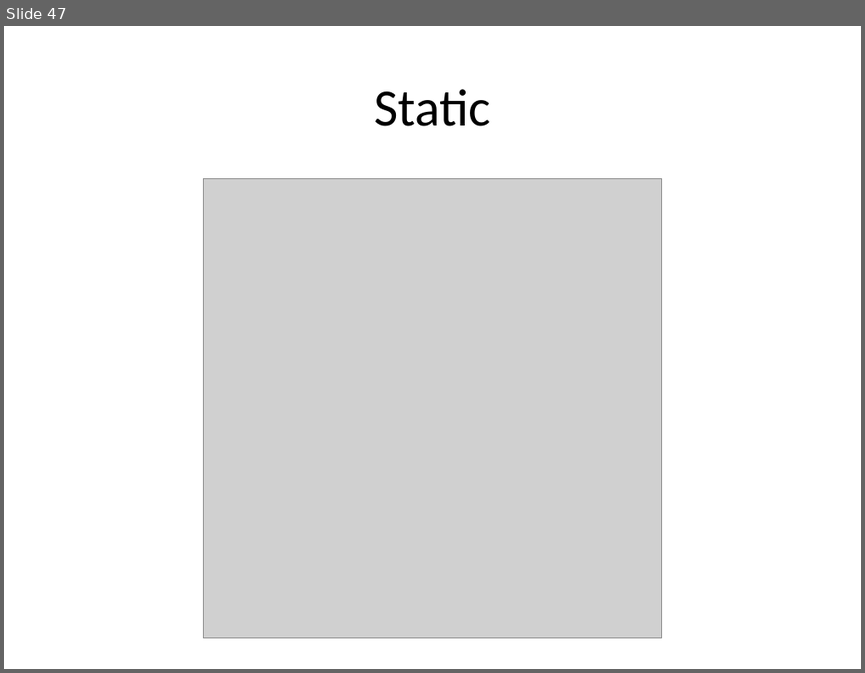
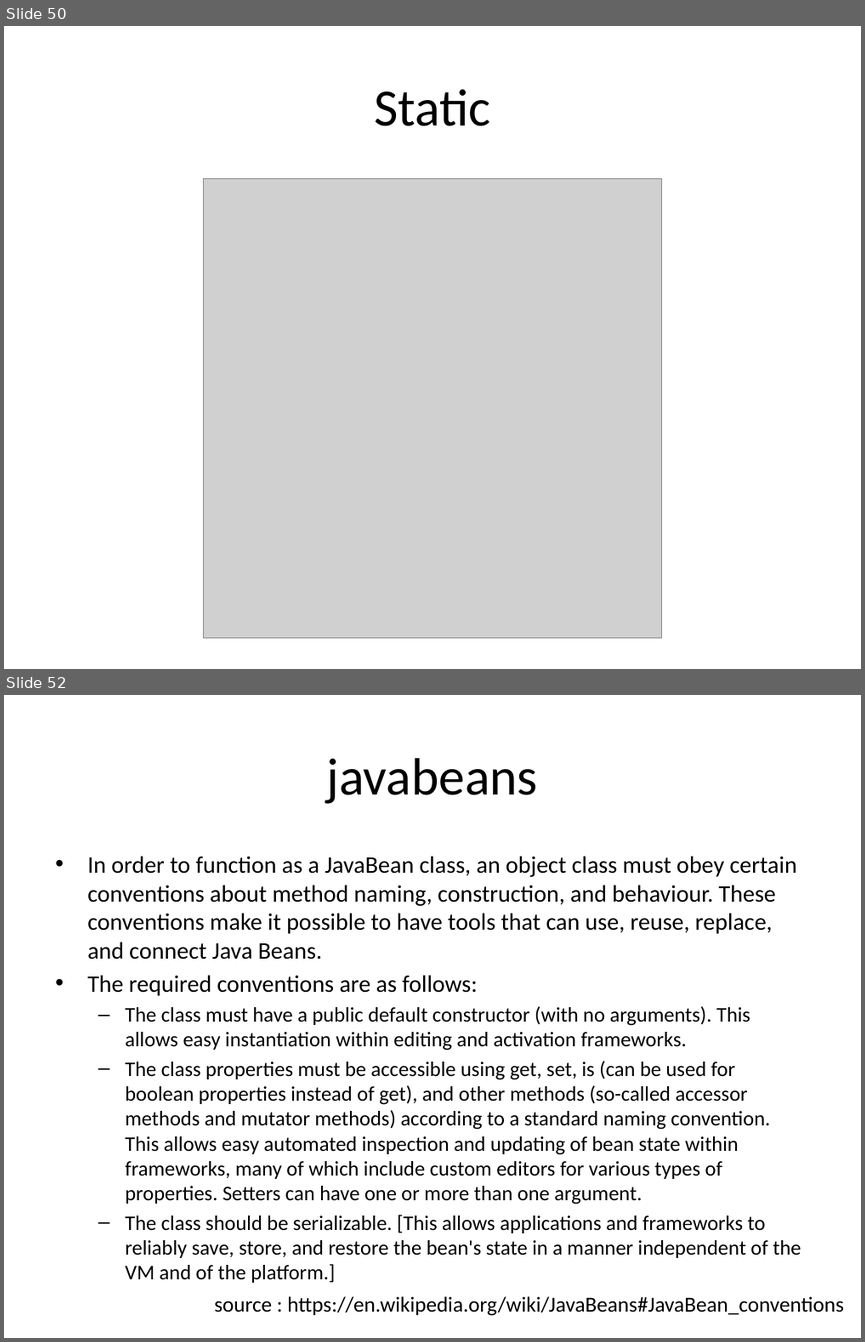
Before and after one commit to milhcbt/oot-aide, a slide deck: src/main/resources/Dasar-Dasar Pemograman Java.pptx. Shown one above the other, each under a label of ours: slide 47 before the commit, slides 50 and 52 after it; the slides between them are not shown. The pictures are 865x673 and 865x1342 pixels, drawn with LibreOffice and Linux fonts; fonts in the diff are those of the drawing; grey boxes stand for pictures. Boxes give left, top, right and bottom in pixels: in the first picture for what was removed or moved away, otherwise in the second. Text is boxed around its words. In the diff, an @@ line names an element or a change of style, - is before the commit and + after.

```diff
--- a/src/main/resources/Dasar-Dasar Pemograman Java.pptx
+++ b/src/main/resources/Dasar-Dasar Pemograman Java.pptx
@@ slide 52 added at (4,695,861,1338), background #FFFFFF @@
@@ title added at (327,758,539,804), 44 pt, text #000000 @@
+javabeans
@@ text added at (87,856,800,1282), 17.5 pt, text #000000 @@
+• In order to function as a JavaBean class, an object class must obey certain conventions about method naming, construction, and behaviour. These conventions make it possible to have tools that can use, reuse, replace, and connect Java Beans.
+• The required conventions are as follows:
+  – The class must have a public default constructor (with no arguments). This allows easy instantiation within editing and activation frameworks.
+  – The class properties must be accessible using get, set, is (can be used for boolean properties instead of get), and other methods (so-called accessor methods and mutator methods) according to a standard naming convention. This allows easy automated inspection and updating of bean state within frameworks, many of which include custom editors for various types of properties. Setters can have one or more than one argument.
+  – The class should be serializable. [This allows applications and frameworks to reliably save, store, and restore the bean's state in a manner independent of the VM and of the platform.]
@@ text added at (214,1296,844,1315), 18 pt, text #000000 @@
+source : https://en.wikipedia.org/wiki/JavaBeans#JavaBean_conventions
@@ what was slide 47 is now slide 50 @@
```
Also in this commit, not shown: 32 other slides added, 1 slide removed, 29 other files.
